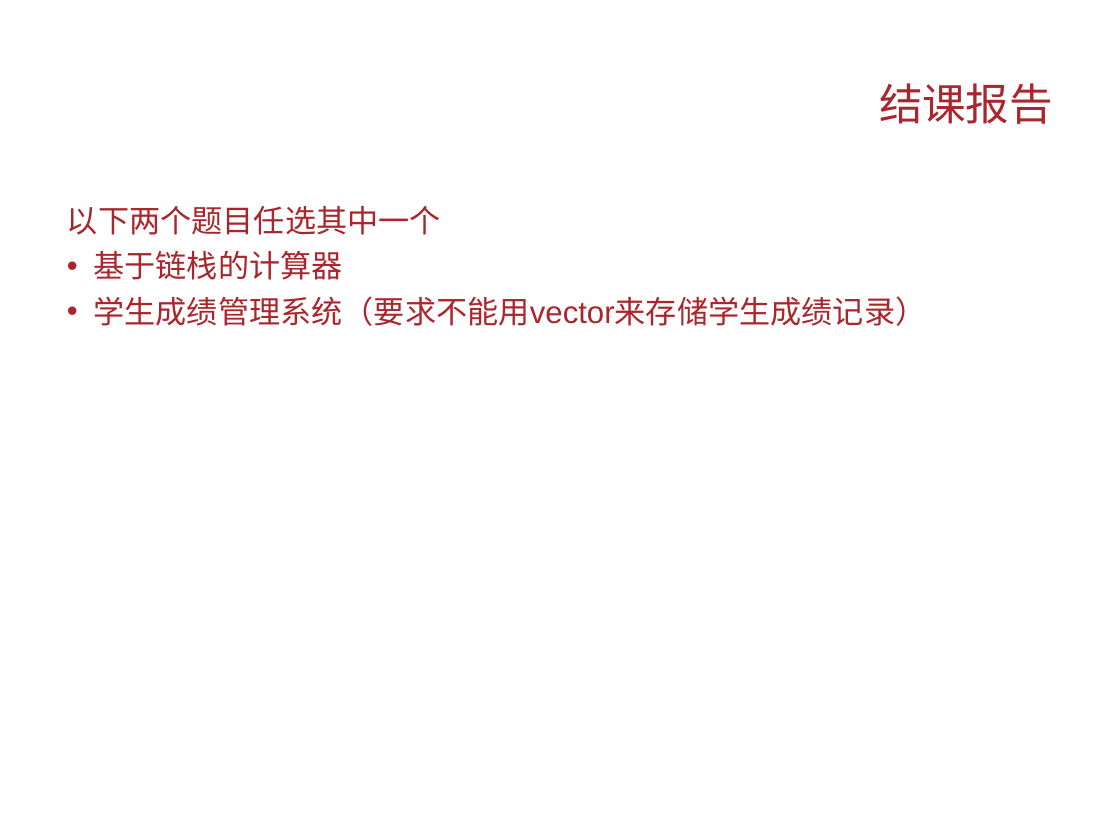
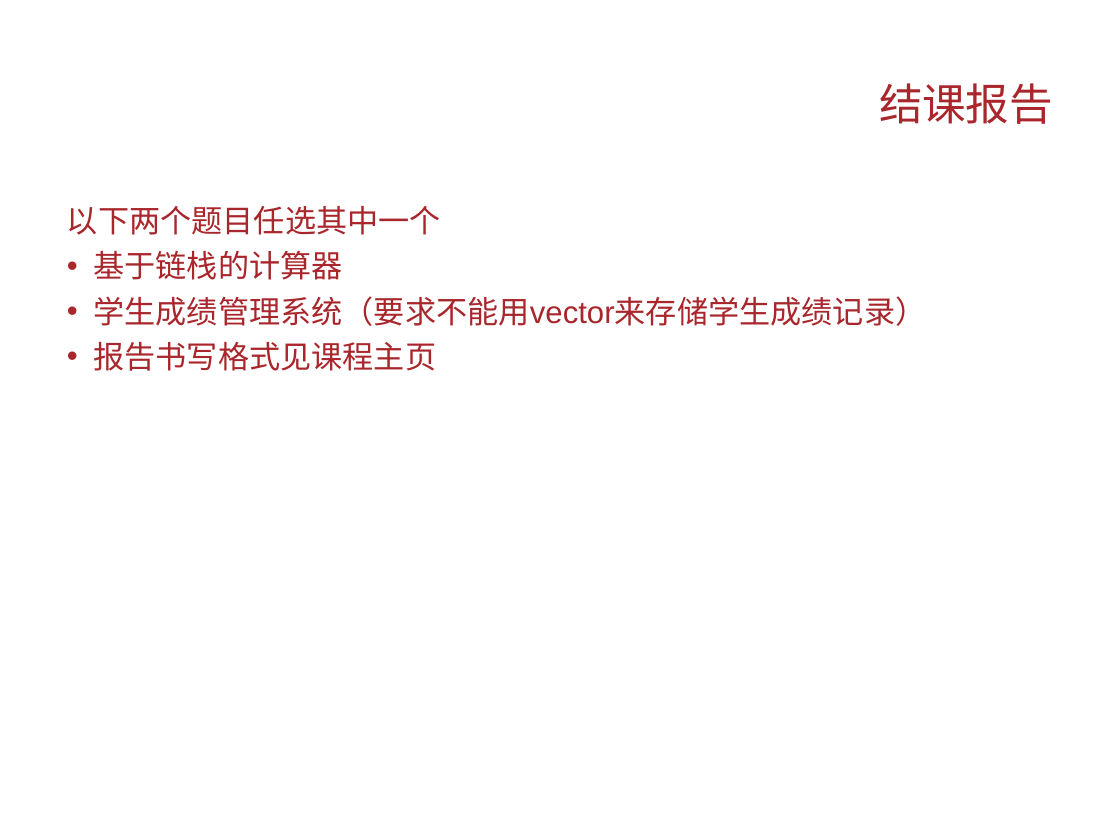
Before and after one commit to Changhe160/Changhe160.github.io, a slide deck: slide 26 of teachingRes/Cplusplus/Qt编程简介.ppt. Drawn at 1120x840 pixels with LibreOffice and Linux fonts; fonts in the diff are those of the drawing; background and template pictures are left out. Boxes give left, top, right and bottom in pixels: in the first picture for what was removed or moved away, otherwise in the second. Text is boxed around its words. In the diff, an @@ line names an element or a change of style, - is before the commit and + after.

Commit message:
C++

```diff
--- a/teachingRes/Cplusplus/Qt编程简介.ppt
+++ b/teachingRes/Cplusplus/Qt编程简介.ppt
@@ text at (93,342,436,371): paragraph added @@
+• 报告书写格式见课程主页
```
